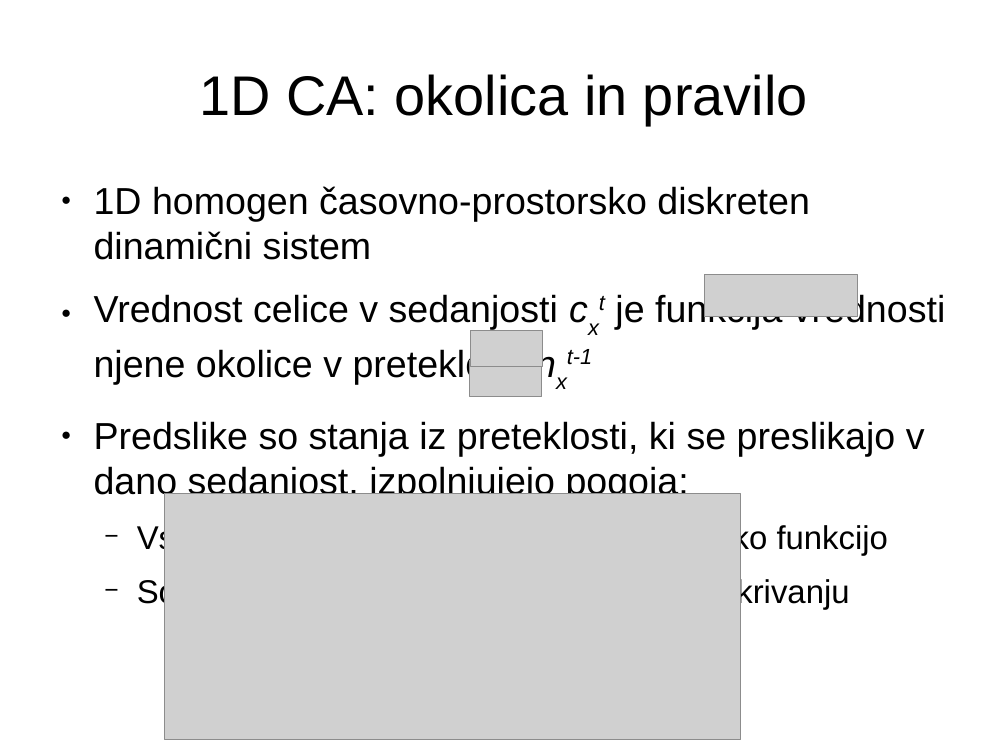
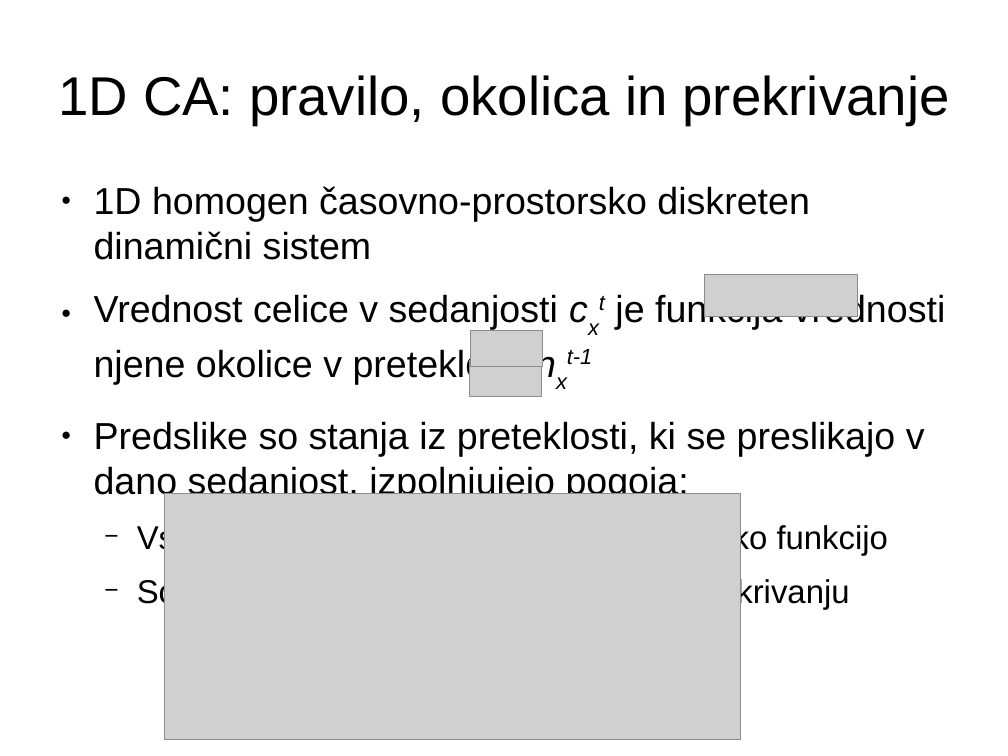
Before and after one commit to jeras/fri-latex-templates, a slide deck: slide 3 of predstavitev/predstavitev.odp. Drawn at 1008x756 pixels with LibreOffice and Linux fonts; fonts in the diff are those of the drawing; grey boxes stand for pictures. Boxes give left, top, right and bottom in pixels: in the first picture for what was removed or moved away, otherwise in the second. Text is boxed around its words. In the diff, an @@ line names an element or a change of style, - is before the commit and + after.

```diff
--- a/predstavitev/predstavitev.odp
+++ b/predstavitev/predstavitev.odp
@@ title at [58,75,950,125]: text changed; size 44 to 43 pt @@
-1D CA: okolica in pravilo
+1D CA: pravilo, okolica in prekrivanje
```
Also in this commit, not shown: 1 other slide changed, 1 other file.
